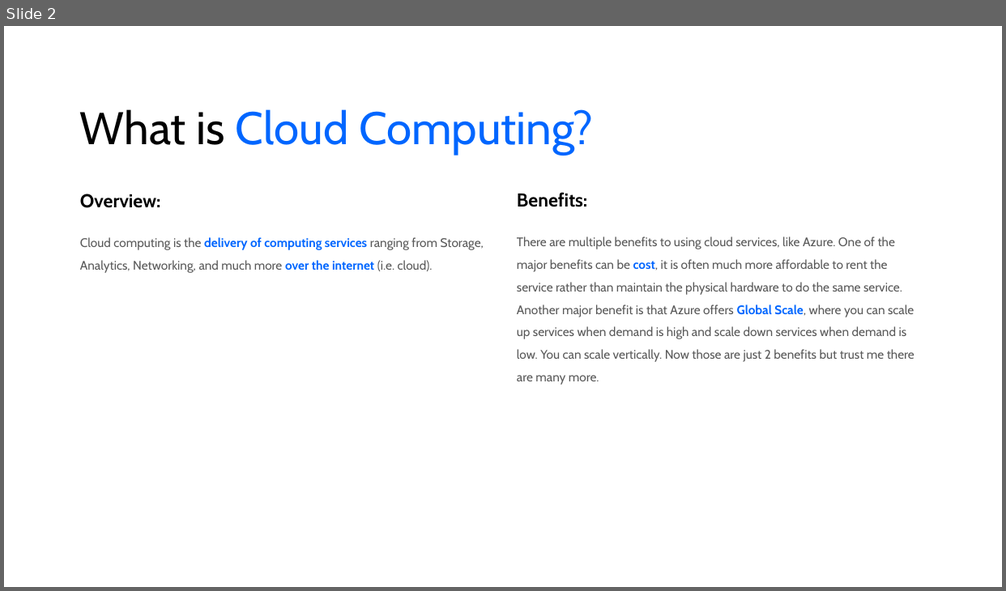
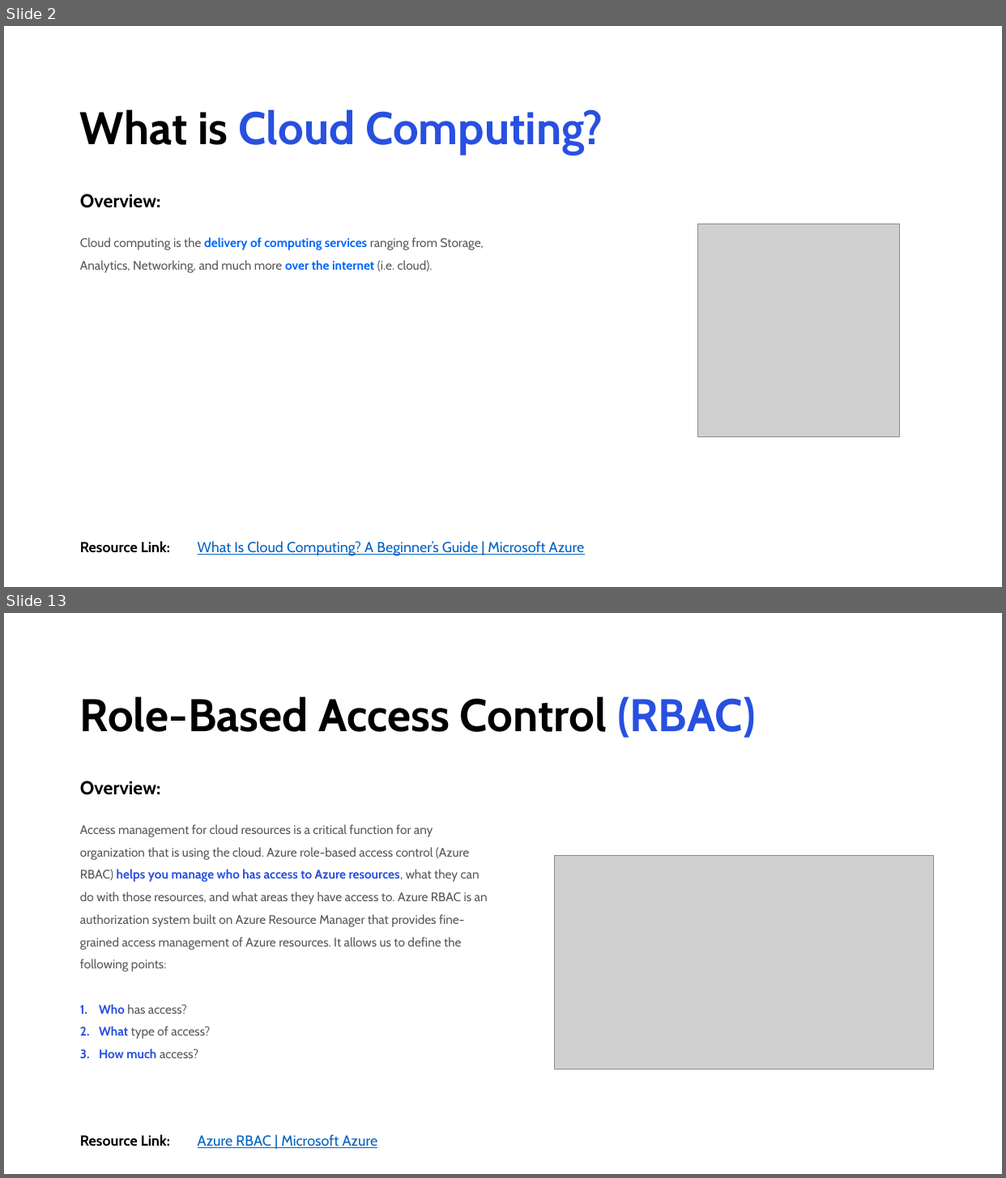
Before and after one commit to areed1192/azure-sql-data-project, a slide deck: samples/resources/Microsoft Azure.pptx. Shown one above the other, each under a label of ours: slide 2 before the commit, slides 2 and 13 after it; the slides between them are not shown. The pictures are 1006x591 and 1006x1178 pixels, drawn with LibreOffice and Linux fonts; fonts in the diff are those of the drawing; grey boxes stand for pictures. Boxes give left, top, right and bottom in pixels: in the first picture for what was removed or moved away, otherwise in the second. Text is boxed around its words. In the diff, an @@ line names an element or a change of style, - is before the commit and + after.

```diff
--- a/samples/resources/Microsoft Azure.pptx
+++ b/samples/resources/Microsoft Azure.pptx
@@ slide 13 added at [4, 613, 1002, 1174], background #FFFFFF @@
@@ title added at [80, 696, 755, 738], 44 pt, text #000000, bold @@
+Role-Based Access Control (RBAC)
@@ text added at [80, 781, 161, 795], 18 pt, text #000000, bold @@
+Overview:
@@ text added at [80, 824, 488, 1059], 12 pt, text #595959 @@
+Access management for cloud resources is a critical function for any organization that is using the cloud. Azure role-based access control (Azure RBAC) helps you manage who has access to Azure resources, what they can do with those resources, and what areas they have access to. Azure RBAC is an authorization system built on Azure Resource Manager that provides fine-grained access management of Azure resources. It allows us to define the following points:
+1. Who has access?
+2. What type of access?
+3. How much access?
@@ picture added at [554, 856, 933, 1070] @@
@@ text added at [80, 1135, 170, 1146], 14 pt, text #000000, bold @@
+Resource Link:
@@ text added at [198, 1135, 378, 1148], 14 pt, text #0563C1, underline @@
+Azure RBAC | Microsoft Azure
@@ slide 2 changed as well @@
@@ title "What is Cloud Computing?" at [80, 109, 603, 155]: text colour #0066FF to #2850E0 in "Cloud Computing?"; bold on @@
@@ text removed at [517, 192, 587, 207] @@
-Benefits:
@@ text removed at [517, 237, 914, 385] @@
-There are multiple benefits to using cloud services, like Azure. One of the major benefits can be cost, it is often much more affordable to rent the service rather than maintain the physical hardware to do the same service. Another major benefit is that Azure offers Global Scale, where you can scale up services when demand is high and scale down services when demand is low. You can scale vertically. Now those are just 2 benefits but trust me there are many more.
@@ picture added at [698, 224, 900, 437] @@
@@ text added at [80, 541, 170, 552], 14 pt, text #000000, bold @@
+Resource Link:
@@ text added at [198, 541, 585, 557], 14 pt, text #0563C1, underline @@
+What Is Cloud Computing? A Beginner’s Guide | Microsoft Azure
```
Also in this commit, not shown: 7 other slides changed, 11 other slides added, 9 other files.
